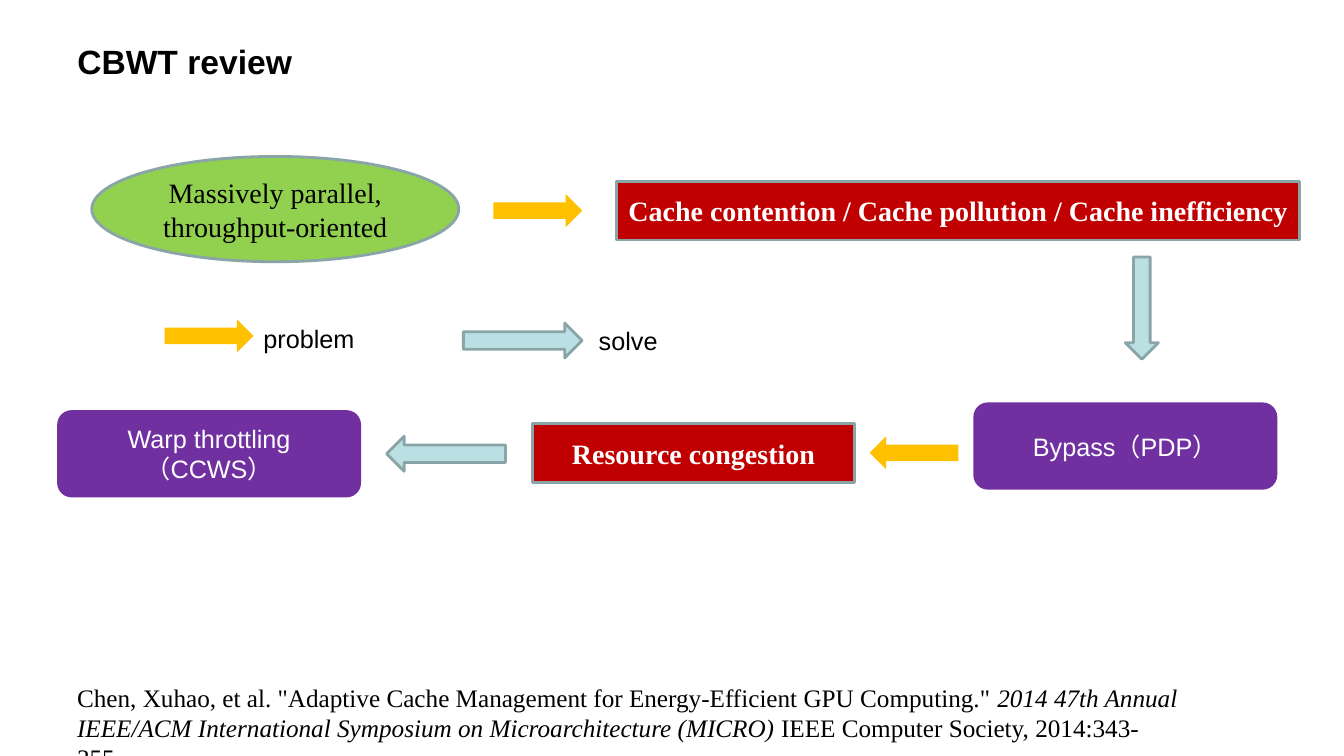
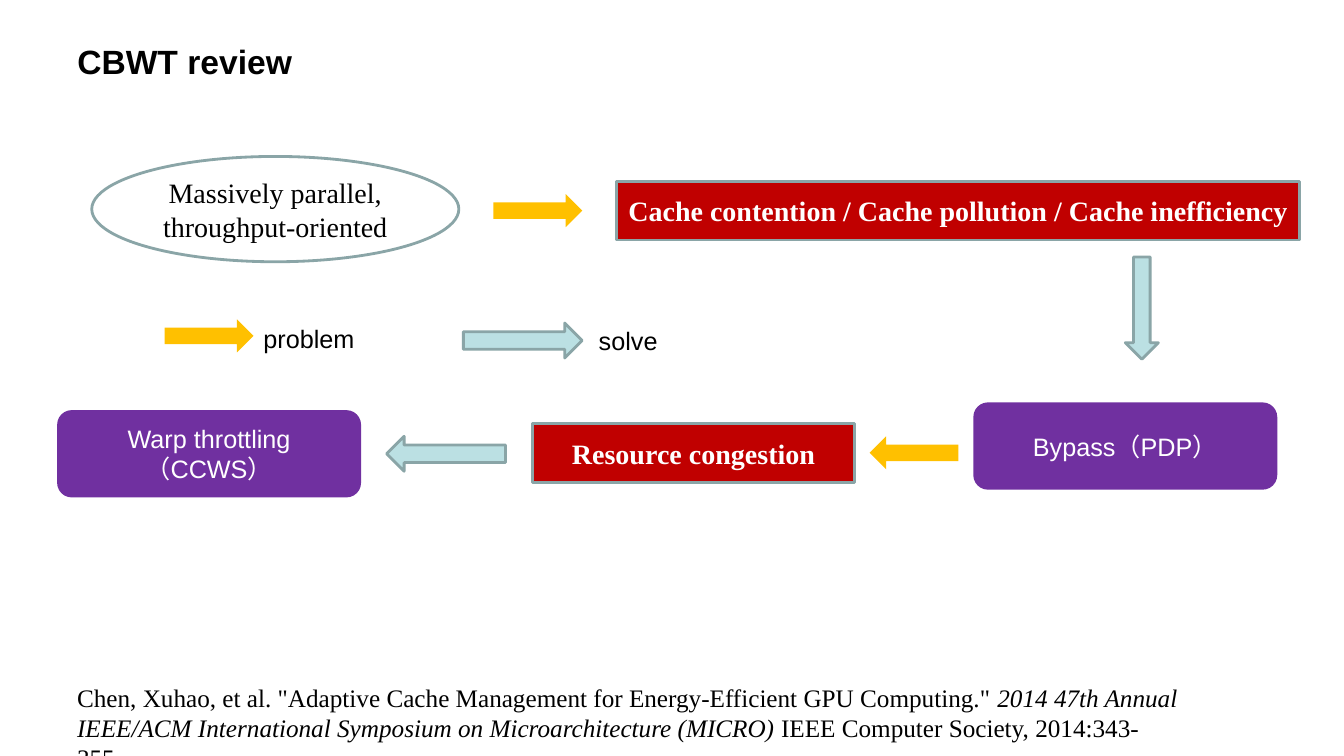
Before and after one commit to LitLeo/HPC-IP-Report, a slide deck: slide 3 of graduate_1_1/2015-11-17_Locality-Driven Dynamic GPU Cache Bypassing/Locality-Driven Dynamic GPU Cache Bypassing.pptx. Drawn at 1344x756 pixels with LibreOffice and Linux fonts; fonts in the diff are those of the drawing; background and template pictures are left out. Boxes give left, top, right and bottom in pixels: in the first picture for what was removed or moved away, otherwise in the second. Text is boxed around its words. In the diff, an @@ line names an element or a change of style, - is before the commit and + after.

```diff
--- a/graduate_1_1/2015-11-17_Locality-Driven Dynamic GPU Cache Bypassing/Locality-Driven Dynamic GPU Cache Bypassing.pptx
+++ b/graduate_1_1/2015-11-17_Locality-Driven Dynamic GPU Cache Bypassing/Locality-Driven Dynamic GPU Cache Bypassing.pptx
@@ ellipse "Massively parallel, throughput-oriented" at [92, 156, 459, 261]: fill #92D050 to none @@
```
Also in this commit, not shown: 14 other slides changed, 3 slides added, 3 slides removed.
